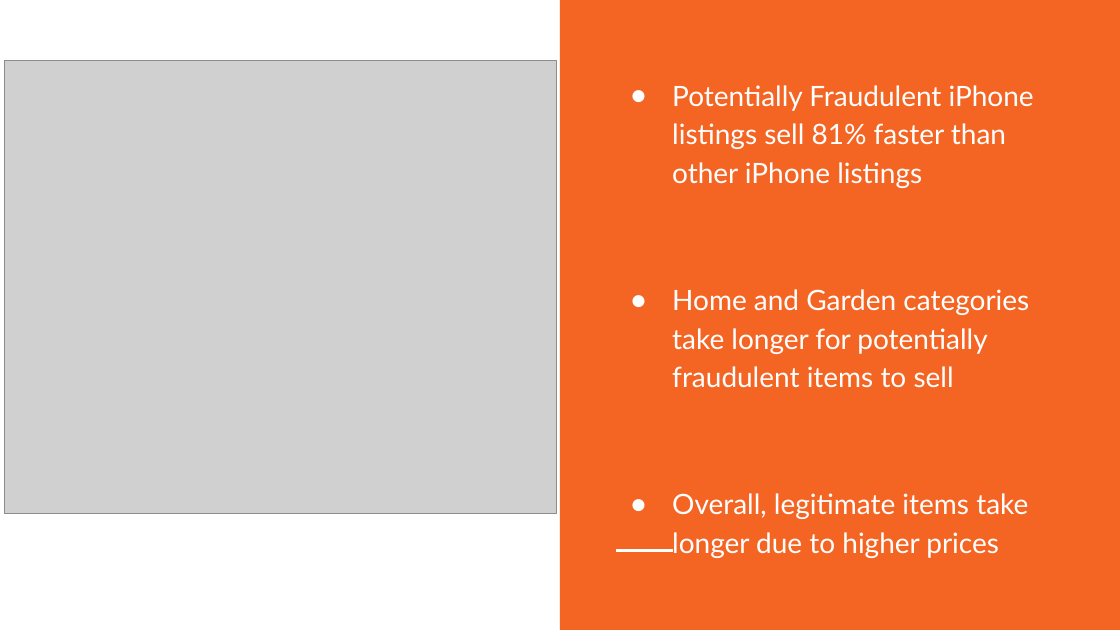
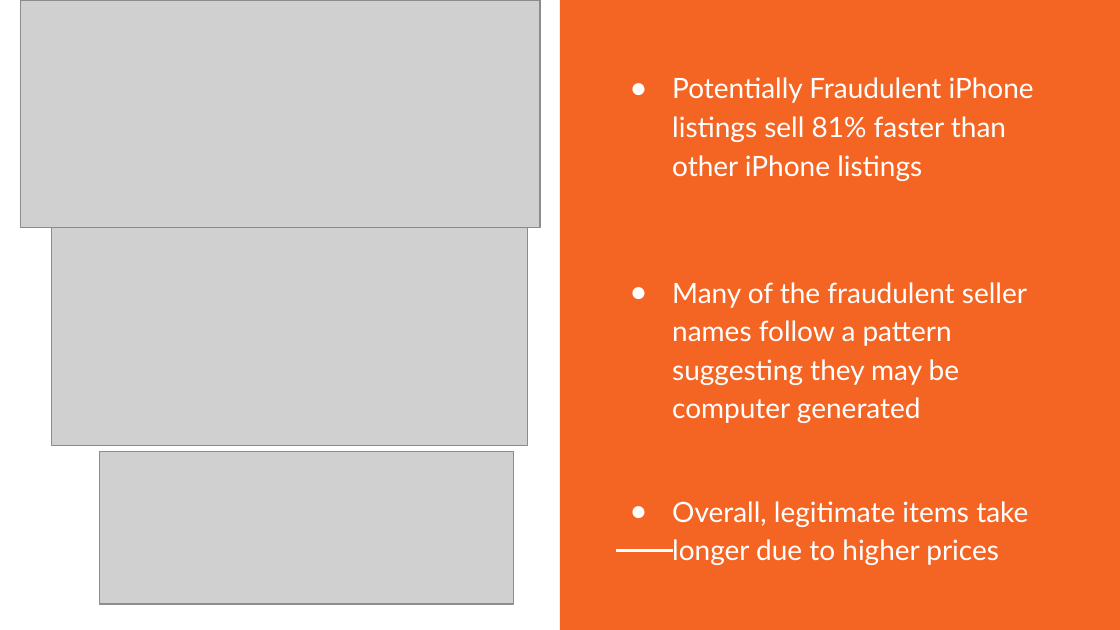
Before and after one commit to micktor/184final, a slide deck: slide 4 of Presentation.pptx. Drawn at 1120x630 pixels with LibreOffice and Linux fonts; fonts in the diff are those of the drawing; grey boxes stand for pictures. Boxes give left, top, right and bottom in pixels: in the first picture for what was removed or moved away, otherwise in the second. Text is boxed around its words. In the diff, an @@ line names an element or a change of style, - is before the commit and + after.

Commit message:
new viz and ppt

```diff
--- a/Presentation.pptx
+++ b/Presentation.pptx
@@ picture: place and size @@
-picture at (4,60,557,513)
+picture at (20,0,540,227)
@@ picture added at (52,227,529,446) @@
@@ text at (672,282,1027,423): text changed @@
-● Home and Garden categories take longer for potentially fraudulent items to sell
+● Many of the fraudulent seller names follow a pattern suggesting they may be computer generated
@@ picture added at (100,451,514,604) @@
```
Also in this commit, not shown: 1 other slide changed, 1 slide added, 1 slide removed, 5 other files.
